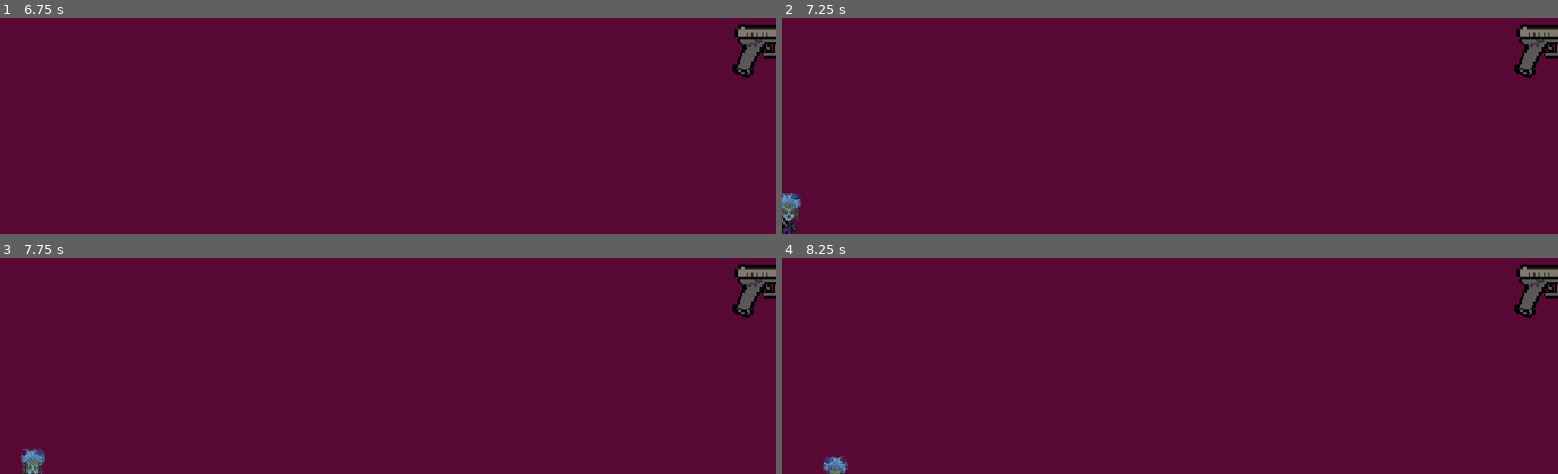
Above: before the commit, frames 1-4 (two rows, left to right).
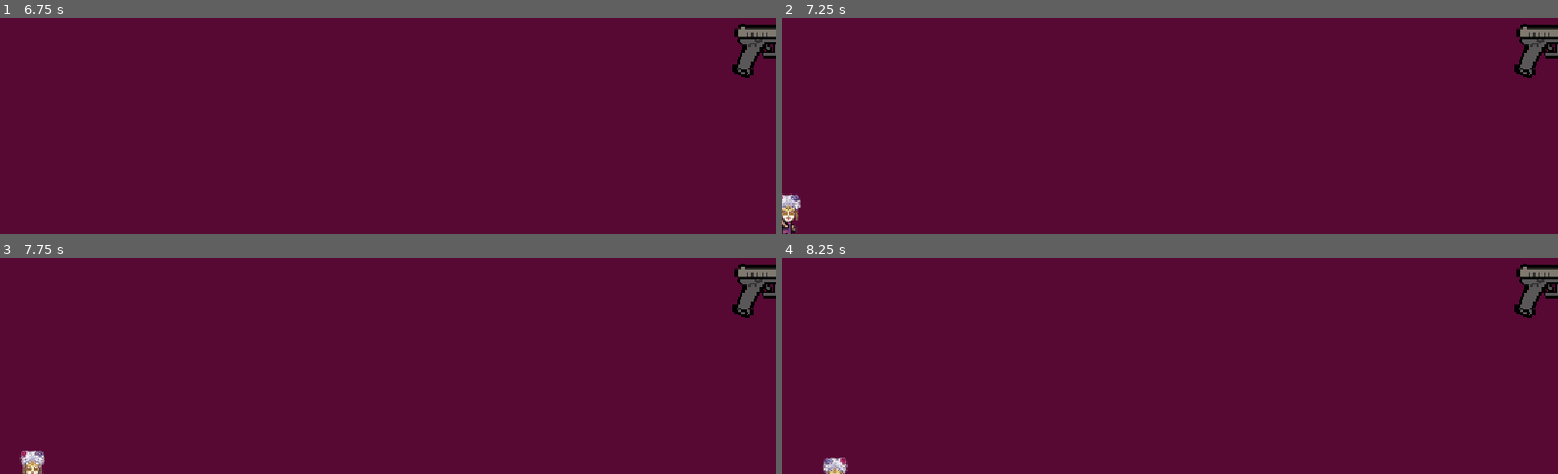
Above: after the commit, the same moments.

Repository: Tijana0/Last-One-Dancing
Game: Godot game, scene res://scenes/game_room.tscn
Same seed, same stepped clock (60 frames per second), same inputs: the game is played once before the commit and once after it. This scene is started directly instead of the project's main scene. The engine's default icon, where the game draws it, is replaced by a stand-in: a white triangle on a blue panel in a dark square.
Inputs:
- Up to frame 1 (6.75 s): tap Enter (ui_accept) at 0.5, 0.77, 1.25, 1.52, 2, 2.75, 3.02, 3.5, 3.77, 4.25, 4.52, 6.02 s; hold Right (ui_right) 0.53-1.28 s; tap F (dance) at 0.6, 1.35, 2.3, 3.05, 3.8, 4.35, 5.1, 6.05 s; hold Down (ui_down) 1.28-2.03 s; hold Right (ui_right) 2.03-2.78 s; hold K 2.03-2.78 s; hold Up (ui_up) 2.78-3.53 s; tap Space at 2.85 s; hold E 3.53-4.28 s; hold Left (ui_left) 3.53-5.03 s; hold Down (ui_down) 5.03-5.78 s; hold Right (ui_right) 5.78-6.53 s; tap K at 5.85 s; hold Up (ui_up) from 6.53 s (still down); hold Space from 6.53 s (still down)
- Up to frame 2 (7.25 s): keep holding Up (ui_up); keep holding Space; tap Enter (ui_accept) at 6.77 s; tap F (dance) at 6.8 s
- Up to frame 3 (7.75 s): release Up (ui_up) at 7.28 s; release Space at 7.28 s; hold Right (ui_right) from 7.28 s (still down); tap E at 7.35 s; tap Enter (ui_accept) at 7.52 s; tap F (dance) at 7.55 s
- Up to frame 4 (8.25 s): release Right (ui_right) at 8.03 s; hold Down (ui_down) from 8.03 s (still down); tap F (dance) at 8.1 s

Frame 1 is identical in both runs. In frame 2, 0.3% of the frame differs, in the area x 0-3%, y 81-100%; in frame 3, 0.3%; in frame 4, 0.2%.

Commit message:
fix: remove random color tinting from player and NPC sprites

Diff:
--- a/scripts/npc.gd
+++ b/scripts/npc.gd
@@ -33,7 +33,6 @@
 
 	if animated_sprite and mask_index >= 1 and mask_index <= 5:
 		animated_sprite.sprite_frames = MASK_FRAMES[mask_index]
-		animated_sprite.modulate = Color(randf(), randf(), randf())
 		animated_sprite.play("idle")
 
 	add_to_group("npcs")
@@ -109,8 +108,6 @@
 	is_dancing = false
 	time_until_change = 0  # Force new decision immediately
 
-	if animated_sprite:
-		animated_sprite.modulate = Color(randf(), randf(), randf())
 
 # --- DAMAGE & DEATH ---
 @rpc("any_peer", "call_local")
--- a/scripts/player.gd
+++ b/scripts/player.gd
@@ -79,7 +79,6 @@
 	if animated_sprite:
 		if mask_index >= 1 and mask_index <= 5:
 			animated_sprite.sprite_frames = MASK_FRAMES[mask_index]
-		animated_sprite.modulate = Color(randf(), randf(), randf())
 		animated_sprite.play("idle")
 
 	add_to_group("players")
@@ -319,10 +318,8 @@
 	if dance_indicator:
 		dance_indicator.visible = false
 
-	# Back to idle and random color
 	if animated_sprite:
 		animated_sprite.play("idle")
-		animated_sprite.modulate = Color(randf(), randf(), randf())
 
 func get_walk_anim(norm: Vector2) -> String:
 	if abs(norm.x) > abs(norm.y):
